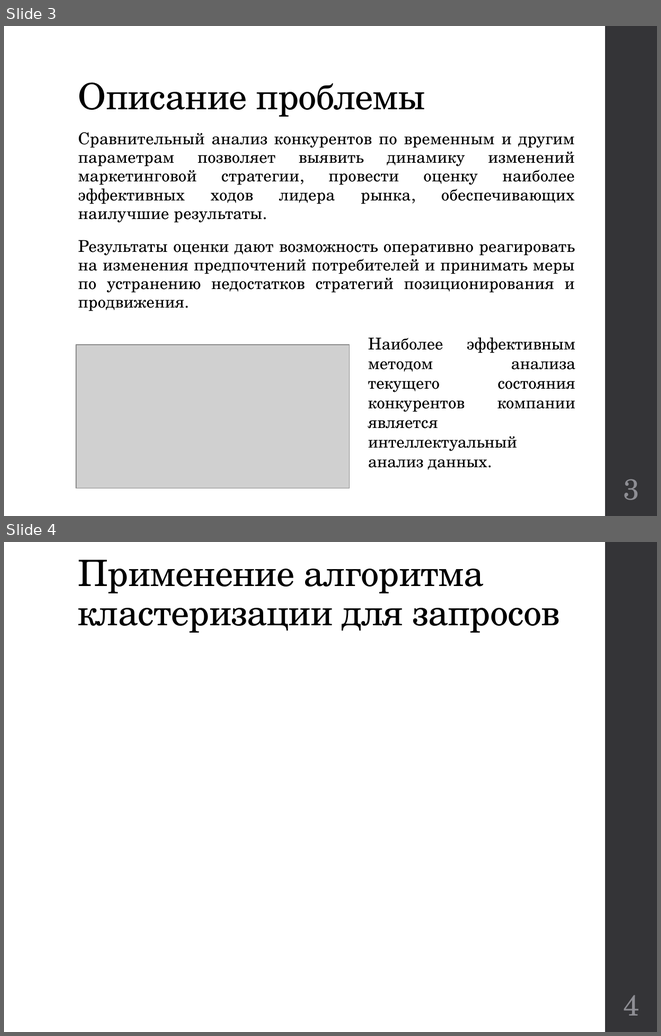
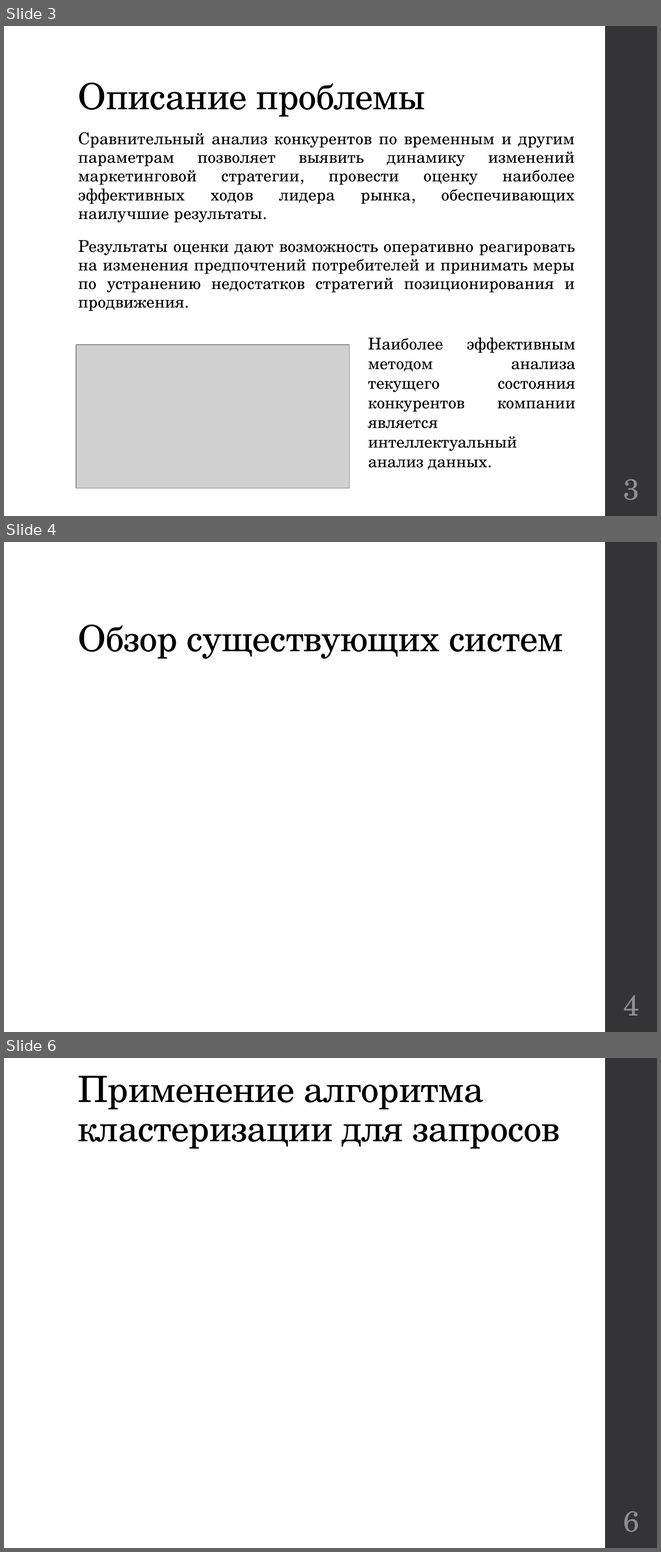
Before and after one commit to kwadraterry/diploma, a slide deck: Отчет/Доклад Неповинных.pptx. Shown one above the other, each under a label of ours: slides 3 and 4 before the commit, slides 3, 4 and 6 after it; the slides between them are not shown. The pictures are 661x1036 and 661x1552 pixels, drawn with LibreOffice and Linux fonts; fonts in the diff are those of the drawing; grey boxes stand for pictures. Boxes give left, top, right and bottom in pixels: in the first picture for what was removed or moved away, otherwise in the second. Text is boxed around its words. In the diff, an @@ line names an element or a change of style, - is before the commit and + after.

Commit message:
Внесена информация по замечаниям, представленным во время предзащиты. Необходимо исправить презентацию, добавить обзор конкурентов, подкорректировать результаты эксперимента computer.susu.ru.

```diff
--- a/Отчет/Доклад Неповинных.pptx
+++ b/Отчет/Доклад Неповинных.pptx
@@ slide 4 added at (4, 542, 657, 1032), background #FFFFFF; not listed: 1 template element that a slide beside it also shows @@
@@ title added at (78, 624, 563, 659), 40 pt, text #000000 @@
+Обзор существующих систем
@@ page number added at (623, 995, 639, 1015), 32 pt, text #8E8E94 @@
+4
@@ what was slide 4 is now slide 6 @@
@@ page number at (623, 1511, 639, 1532): text changed @@
-4
+6
```
Also in this commit, not shown: 5 slides changed, 1 other slide added.
